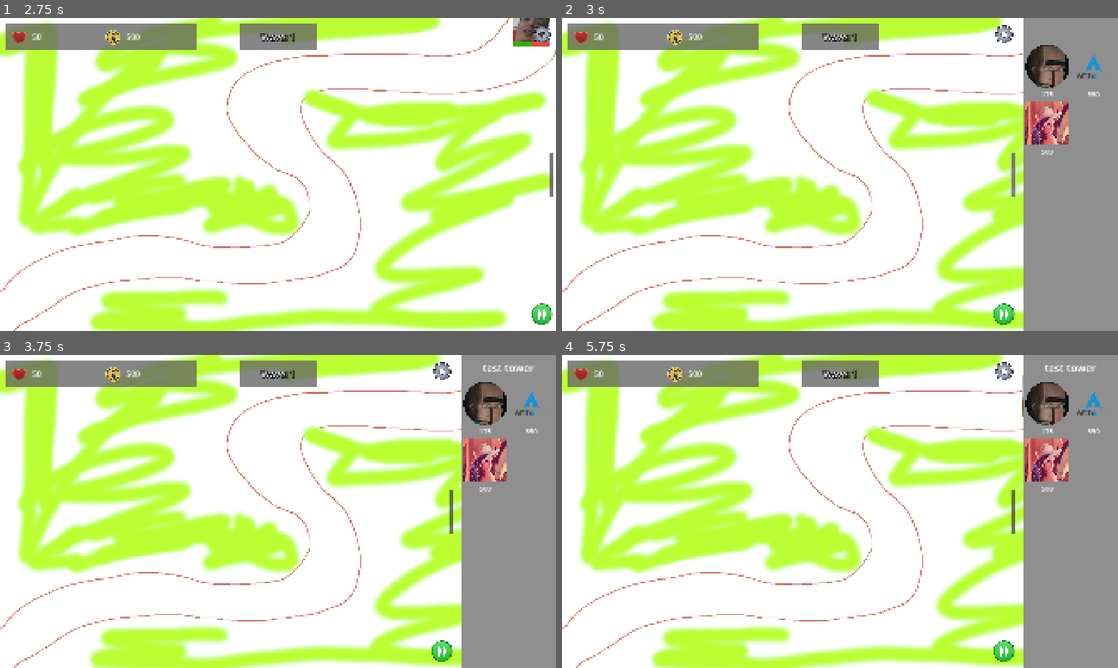
Above: before the commit, frames 1-4 (two rows, left to right).
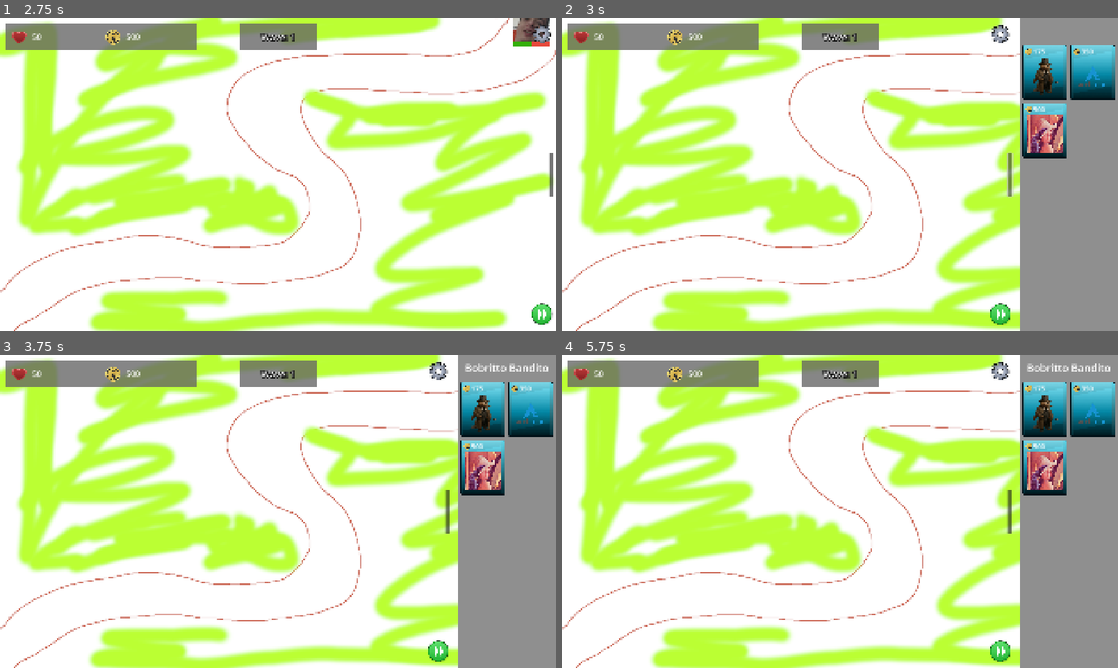
Above: after the commit, the same moments.

Repository: AstroFP/BrainRot-Tower-Defense
Game: Godot game, scene res://scenes/levels/test_level.tscn
The game is run twice, just before and just after one commit, with the same random seed, the same clock (stepped at 60 frames per second) and the same inputs.
Inputs (mouse positions are in pixels of both pictures, inside the frame that each line leads up to):
- Up to frame 1 (2.75 s): click (539, 312) at 0.5 s; click (539, 312) at 1.25 s; click (539, 312) at 2 s
- Up to frame 2 (3 s): click (1112, 174) at 2.75 s
- Up to frame 3 (3.75 s): click (483, 408) at 3.52 s
- Up to frame 4 (5.75 s): click (1045, 408) at 4.27 s; click (1045, 408) at 5.02 s

Frame 1 is identical in both runs. In frame 2, 5.2% of the frame differs, in the area x 77-100%, y 0-100%; in frame 3, 5.4%; in frame 4, 5.4%.

Commit message:
feat: Overhaul tower buy banner and change test_tower to Bobritto Bandito

Diff:
--- /dev/null
+++ b/assets/shaders/gray_scale_shader.gdshader
@@ -0,0 +1,10 @@
+shader_type canvas_item;
+
+uniform float grayscale_amount : hint_range(0.0, 1.0);
+
+void fragment() {
+    vec4 tex_color = texture(TEXTURE, UV);
+    float gray = dot(tex_color.rgb, vec3(0.299, 0.587, 0.114));
+    vec3 color = mix(tex_color.rgb, vec3(gray), grayscale_amount);
+    COLOR = vec4(color, tex_color.a);
+}
--- a/resources/normal_difficulty.tres
+++ b/resources/normal_difficulty.tres
@@ -2,7 +2,7 @@
 
 [ext_resource type="Script" uid="uid://dvdcvjd7do71g" path="res://scripts/resources/tower_stats.gd" id="1_e63qq"]
 [ext_resource type="Script" uid="uid://ddp7g1d618mdv" path="res://scripts/resources/game_rules.gd" id="2_ew7nv"]
-[ext_resource type="Resource" uid="uid://b66hya4spt8sj" path="res://resources/towers/test_tower.tres" id="2_shvfw"]
+[ext_resource type="Resource" uid="uid://b66hya4spt8sj" path="res://resources/towers/bobritto_bandito.tres" id="2_shvfw"]
 [ext_resource type="Resource" uid="uid://qf4c6jiteyni" path="res://resources/towers/test_tower2.tres" id="3_veqo5"]
 [ext_resource type="Resource" uid="uid://cw30jwjtqyba8" path="res://resources/towers/test_tower3.tres" id="4_7d725"]
 
--- /dev/null
+++ b/resources/towers/bobritto_bandito.tres
@@ -0,0 +1,16 @@
+[gd_resource type="Resource" script_class="TowerStats" load_steps=3 format=3 uid="uid://b66hya4spt8sj"]
+
+[ext_resource type="Texture2D" uid="uid://dn5pemf7xudiw" path="res://assets/sprites/ui/bobrito_icon.png" id="1_kap5v"]
+[ext_resource type="Script" uid="uid://dvdcvjd7do71g" path="res://scripts/resources/tower_stats.gd" id="2_l35u1"]
+
+[resource]
+script = ExtResource("2_l35u1")
+name = "Bobritto Bandito"
+texture = ExtResource("1_kap5v")
+icon = ExtResource("1_kap5v")
+price = 175
+damage = 1
+pierce = 1
+attack_radius = 350.0
+combat_manager_type = 0
+metadata/_custom_type_script = "uid://dvdcvjd7do71g"
--- a/resources/towers/test_tower.tres
+++ /dev/null
@@ -1,16 +0,0 @@
-[gd_resource type="Resource" script_class="TowerStats" load_steps=4 format=3 uid="uid://b66hya4spt8sj"]
-
-[ext_resource type="Texture2D" uid="uid://c0pl5vdswgvae" path="res://assets/sprites/villager_icon.png" id="1_larb0"]
-[ext_resource type="Script" uid="uid://dvdcvjd7do71g" path="res://scripts/resources/tower_stats.gd" id="1_x3s63"]
-[ext_resource type="Texture2D" uid="uid://cvlpotj0jx37a" path="res://assets/sprites/villager.png" id="2_m5euk"]
-
-[resource]
-script = ExtResource("1_x3s63")
-name = "test tower"
-texture = ExtResource("2_m5euk")
-icon = ExtResource("1_larb0")
-price = 175
-damage = 1
-pierce = 1
-attack_radius = 350.0
-metadata/_custom_type_script = "uid://dvdcvjd7do71g"
--- a/scenes/ui/tower_buy_banner.tscn
+++ b/scenes/ui/tower_buy_banner.tscn
@@ -1,13 +1,26 @@
-[gd_scene load_steps=10 format=3 uid="uid://nfqwu8d60de0"]
+[gd_scene load_steps=15 format=3 uid="uid://nfqwu8d60de0"]
 
 [ext_resource type="Script" uid="uid://wvork5parv5" path="res://scripts/ui/tower_buy_banner.gd" id="1_cxih7"]
-[ext_resource type="Texture2D" uid="uid://c0pl5vdswgvae" path="res://assets/sprites/villager_icon.png" id="2_sky8o"]
+[ext_resource type="Texture2D" uid="uid://6k6pixemopxp" path="res://assets/sprites/ui/buy_menu_banner.png" id="2_6bey2"]
+[ext_resource type="Texture2D" uid="uid://bs6obqfnecq1v" path="res://assets/sprites/ui/rotcoin.png" id="3_w7bcc"]
+[ext_resource type="Texture2D" uid="uid://dn5pemf7xudiw" path="res://assets/sprites/ui/bobrito_icon.png" id="4_6bey2"]
+[ext_resource type="Shader" uid="uid://ryregunc7t7j" path="res://assets/shaders/gray_scale_shader.gdshader" id="4_w7bcc"]
 
 [sub_resource type="StyleBoxEmpty" id="StyleBoxEmpty_f5cxw"]
 
+[sub_resource type="ShaderMaterial" id="ShaderMaterial_q0803"]
+resource_local_to_scene = true
+shader = ExtResource("4_w7bcc")
+shader_parameter/grayscale_amount = 0.0
+
+[sub_resource type="ShaderMaterial" id="ShaderMaterial_w7bcc"]
+resource_local_to_scene = true
+shader = ExtResource("4_w7bcc")
+shader_parameter/grayscale_amount = 0.0
+
 [sub_resource type="StyleBoxEmpty" id="StyleBoxEmpty_g5kmx"]
 
-[sub_resource type="StyleBoxEmpty" id="StyleBoxEmpty_0dwhk"]
+[sub_resource type="StyleBoxEmpty" id="StyleBoxEmpty_6bey2"]
 
 [sub_resource type="StyleBoxEmpty" id="StyleBoxEmpty_pfayw"]
 
@@ -26,29 +39,56 @@
 [node name="TowerBuyBannerItems" type="VBoxContainer" parent="."]
 layout_mode = 2
 
-[node name="TowerIcon" type="TextureRect" parent="TowerBuyBannerItems"]
-z_index = -1
-custom_minimum_size = Vector2(150, 150)
+[node name="TowerPriceTagWrapper" type="MarginContainer" parent="TowerBuyBannerItems"]
 layout_mode = 2
-texture = ExtResource("2_sky8o")
+theme_override_constants/margin_left = 12
+theme_override_constants/margin_top = 6
+theme_override_constants/margin_right = 12
+theme_override_constants/margin_bottom = 0
+
+[node name="TowerPriceTag" type="HBoxContainer" parent="TowerBuyBannerItems/TowerPriceTagWrapper"]
+layout_mode = 2
+
+[node name="TowerPriceRotcoinIcon" type="TextureRect" parent="TowerBuyBannerItems/TowerPriceTagWrapper/TowerPriceTag"]
+custom_minimum_size = Vector2(22, 22)
+layout_mode = 2
+texture = ExtResource("3_w7bcc")
 expand_mode = 1
+stretch_mode = 5
 
-[node name="TowerPriceLabel" type="Label" parent="TowerBuyBannerItems"]
+[node name="TowerPriceLabel" type="Label" parent="TowerBuyBannerItems/TowerPriceTagWrapper/TowerPriceTag"]
 layout_mode = 2
 theme_override_font_sizes/font_size = 24
 text = "debug"
 horizontal_alignment = 1
 
+[node name="TowerIconWrapper" type="MarginContainer" parent="TowerBuyBannerItems"]
+layout_mode = 2
+size_flags_horizontal = 4
+
+[node name="TowerIcon" type="TextureRect" parent="TowerBuyBannerItems/TowerIconWrapper"]
+material = SubResource("ShaderMaterial_q0803")
+custom_minimum_size = Vector2(130, 130)
+layout_mode = 2
+size_flags_horizontal = 4
+size_flags_vertical = 4
+texture = ExtResource("4_6bey2")
+expand_mode = 1
+
 [node name="BuyTowerBtn" type="Button" parent="."]
+z_index = -1
+material = SubResource("ShaderMaterial_w7bcc")
 layout_mode = 2
 mouse_filter = 1
+theme_override_colors/icon_disabled_color = Color(1, 1, 1, 1)
 theme_override_font_sizes/font_size = 24
 theme_override_styles/focus = SubResource("StyleBoxEmpty_g5kmx")
-theme_override_styles/disabled = SubResource("StyleBoxEmpty_0dwhk")
+theme_override_styles/disabled = SubResource("StyleBoxEmpty_6bey2")
 theme_override_styles/hover_pressed = SubResource("StyleBoxEmpty_pfayw")
 theme_override_styles/hover = SubResource("StyleBoxEmpty_7vp6q")
 theme_override_styles/pressed = SubResource("StyleBoxEmpty_uegxj")
 theme_override_styles/normal = SubResource("StyleBoxEmpty_aac20")
+icon = ExtResource("2_6bey2")
 icon_alignment = 1
 
 [connection signal="button_down" from="BuyTowerBtn" to="." method="_on_buy_tower_btn_button_down"]
--- a/scenes/ui/ui.tscn
+++ b/scenes/ui/ui.tscn
@@ -21,7 +21,7 @@
 
 [node name="PausedBackgroundOverlay" type="ColorRect" parent="."]
 visible = false
-z_index = 1
+z_index = 2
 anchors_preset = 15
 anchor_right = 1.0
 anchor_bottom = 1.0
@@ -220,7 +220,7 @@
 
 [node name="GameOverPanel" type="MarginContainer" parent="UIContainer/UI"]
 visible = false
-z_index = 1
+z_index = 2
 custom_minimum_size = Vector2(800, 500)
 layout_mode = 1
 anchors_preset = 8
@@ -297,7 +297,7 @@
 
 [node name="PauseMenuWrapper" type="MarginContainer" parent="UIContainer/UI"]
 visible = false
-z_index = 1
+z_index = 2
 layout_mode = 1
 anchors_preset = 15
 anchor_right = 1.0
--- a/scripts/ui/tower_buy_banner.gd
+++ b/scripts/ui/tower_buy_banner.gd
@@ -4,8 +4,8 @@
 signal buy_button_pressed(tower_stats: TowerStats)
 
 @onready var buy_tower_btn = $BuyTowerBtn
-@onready var tower_icon = $TowerBuyBannerItems/TowerIcon
-@onready var tower_price_label = $TowerBuyBannerItems/TowerPriceLabel
+@onready var tower_icon = $TowerBuyBannerItems/TowerIconWrapper/TowerIcon
+@onready var tower_price_label = $TowerBuyBannerItems/TowerPriceTagWrapper/TowerPriceTag/TowerPriceLabel
 
 var tower: TowerStats
 
@@ -23,15 +23,22 @@
 	name = "TowerBuyBanner"
 	tower_icon.texture = tower.icon
 	tower_price_label.text = str(tower.price)
+	# use it if material resource_local_to_scene = false
+	#if buy_tower_btn.material:
+		#buy_tower_btn.material = buy_tower_btn.material.duplicate()
 
 func disable_tower_panel():
 	tower_price_label.add_theme_color_override("font_color",Color.DARK_RED)
+	buy_tower_btn.material.set_shader_parameter("grayscale_amount", 1.0)
+	tower_icon.material.set_shader_parameter("grayscale_amount", 0.5)
 	buy_tower_btn.disabled = true
 	is_disabled = true
 
 func enable_tower_panel():
 	# reset font color
 	tower_price_label.remove_theme_color_override("font_color")
+	buy_tower_btn.material.set_shader_parameter("grayscale_amount", 0.0)
+	tower_icon.material.set_shader_parameter("grayscale_amount", 0.0)
 	buy_tower_btn.disabled = false
 	is_disabled = false
 
Not shown, added: assets/shaders/gray_scale_shader.gdshader.uid
Binary file added: assets/sprites/ui/bobrito_icon.png
Not shown, added: assets/sprites/ui/bobrito_icon.png.import
Binary file added: assets/sprites/ui/buy_menu_banner.png
Not shown, added: assets/sprites/ui/buy_menu_banner.png.import
Not shown, added: scenes/levels/test_level.tscn19445402.tmp
